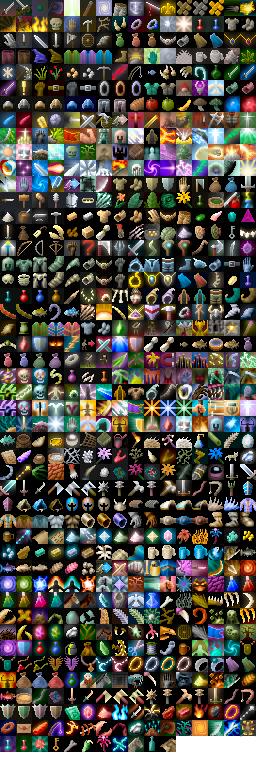
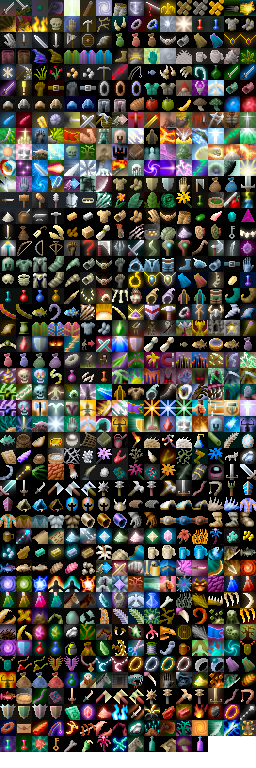
Revision of a layered 256px x 768px image; what changed, layer by layer:
painted on "Background" over [177, 738, 191, 751]
added layer "Pasted Layer" above "shade" over [192, 736, 208, 752]
painted on "shade" over [176, 736, 192, 752]
